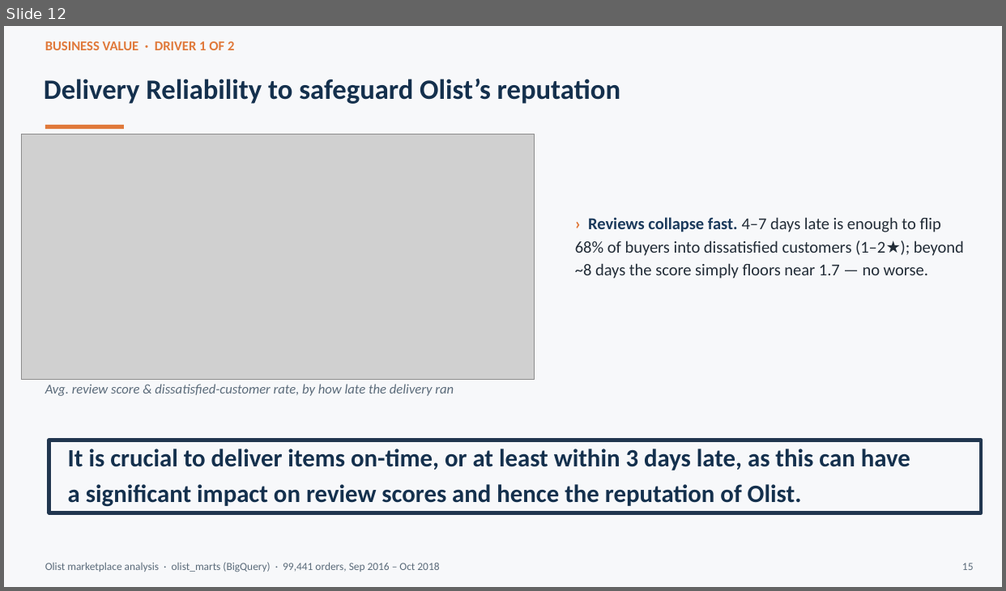
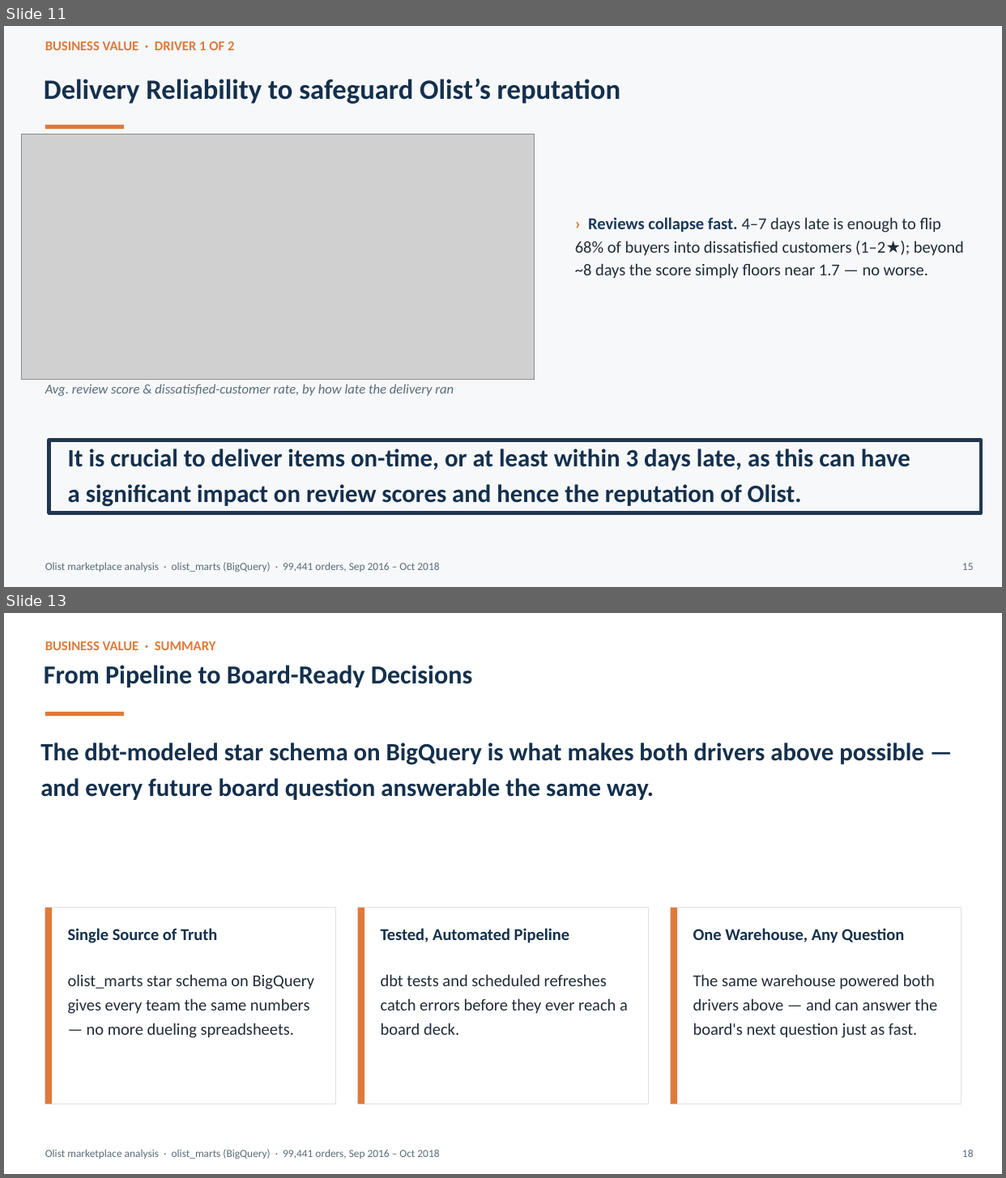
Before and after one commit to cheanwei/ntu-dsai-group5-project2, a slide deck: docs/Olist_Executive_Summary.pptx. Shown one above the other, each under a label of ours: slide 12 before the commit, slides 11 and 13 after it; the slides between them are not shown. The pictures are 1006x591 and 1006x1178 pixels, drawn with LibreOffice and Linux fonts; fonts in the diff are those of the drawing; grey boxes stand for pictures. Boxes give left, top, right and bottom in pixels: in the first picture for what was removed or moved away, otherwise in the second. Text is boxed around its words. In the diff, an @@ line names an element or a change of style, - is before the commit and + after.

Commit message:
Update Olist Executive Summary presentation file

```diff
--- a/docs/Olist_Executive_Summary.pptx
+++ b/docs/Olist_Executive_Summary.pptx
@@ slide 13 added at [4, 613, 1002, 1174], background #FFFFFF @@
@@ text added at [45, 641, 216, 650], 13 pt, text #E0793A, bold @@
+BUSINESS VALUE · SUMMARY
@@ text added at [44, 665, 472, 688], 25 pt, text #14304D, bold @@
+From Pipeline to Board-Ready Decisions
@@ rectangle added at [45, 712, 124, 717], fill #E0793A @@
@@ text added at [40, 743, 924, 800], 24 pt, text #14304D, bold @@
+The dbt-modeled star schema on BigQuery is what makes both drivers above possible — and every future board question answerable the same way.
@@ rectangle added at [45, 908, 335, 1104], fill #FFFFFF, outline #DDE2E7 0.75 pt @@
@@ rectangle added at [45, 908, 52, 1104], fill #E0793A @@
@@ text added at [68, 928, 217, 943], 16 pt, text #14304D, bold @@
+Single Source of Truth
@@ rectangle added at [358, 908, 649, 1104], fill #FFFFFF, outline #DDE2E7 0.75 pt @@
@@ rectangle added at [358, 908, 364, 1104], fill #E0793A @@
@@ text added at [381, 928, 570, 943], 16 pt, text #14304D, bold @@
+Tested, Automated Pipeline
@@ rectangle added at [671, 908, 961, 1104], fill #FFFFFF, outline #DDE2E7 0.75 pt @@
@@ rectangle added at [671, 908, 678, 1104], fill #E0793A @@
@@ text added at [693, 928, 904, 943], 16 pt, text #14304D, bold @@
+One Warehouse, Any Question
@@ text added at [68, 974, 315, 1038], 16 pt, text #222C37 @@
+olist_marts star schema on BigQuery gives every team the same numbers — no more dueling spreadsheets.
@@ text added at [381, 974, 628, 1035], 16 pt, text #222C37 @@
+dbt tests and scheduled refreshes catch errors before they ever reach a board deck.
@@ text added at [693, 974, 937, 1038], 16 pt, text #222C37 @@
+The same warehouse powered both drivers above — and can answer the board's next question just as fast.
@@ text added at [45, 1149, 439, 1160], 10.5 pt, text #5B6B7A @@
+Olist marketplace analysis · olist_marts (BigQuery) · 99,441 orders, Sep 2016 – Oct 2018
@@ text added at [962, 1150, 974, 1157], 10.5 pt, text #5B6B7A @@
+18
@@ what was slide 12 is now slide 11 @@
```
Also in this commit, not shown: 11 slides changed, 1 slide removed.
